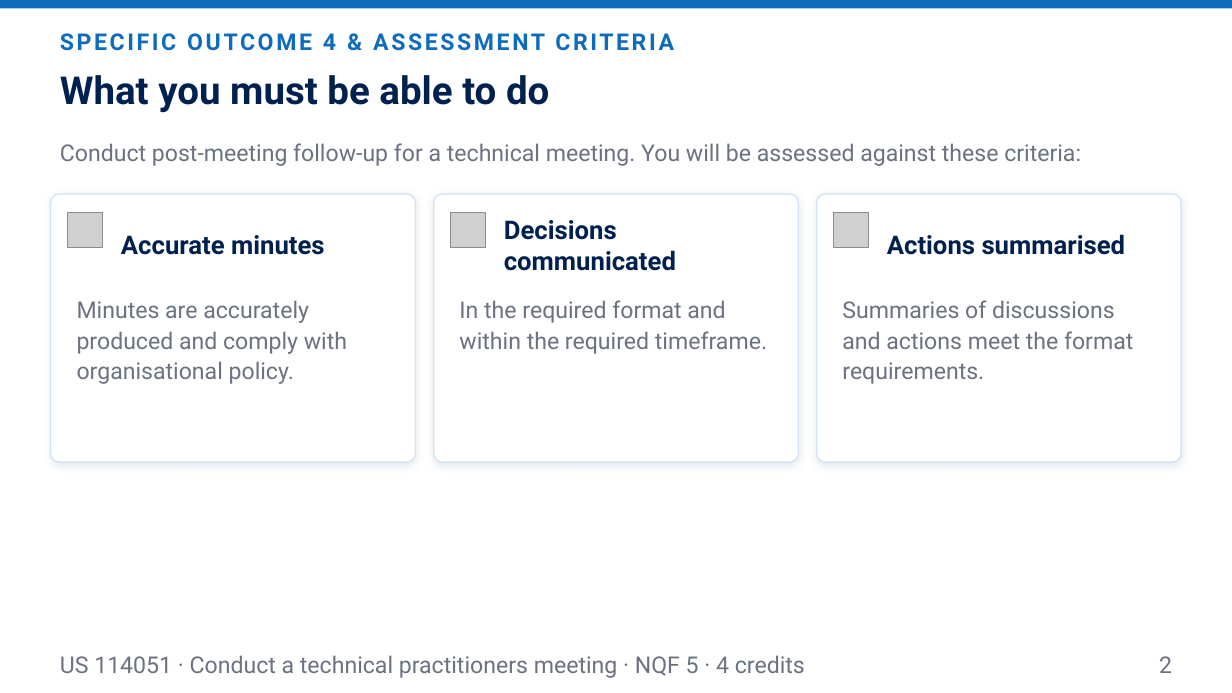
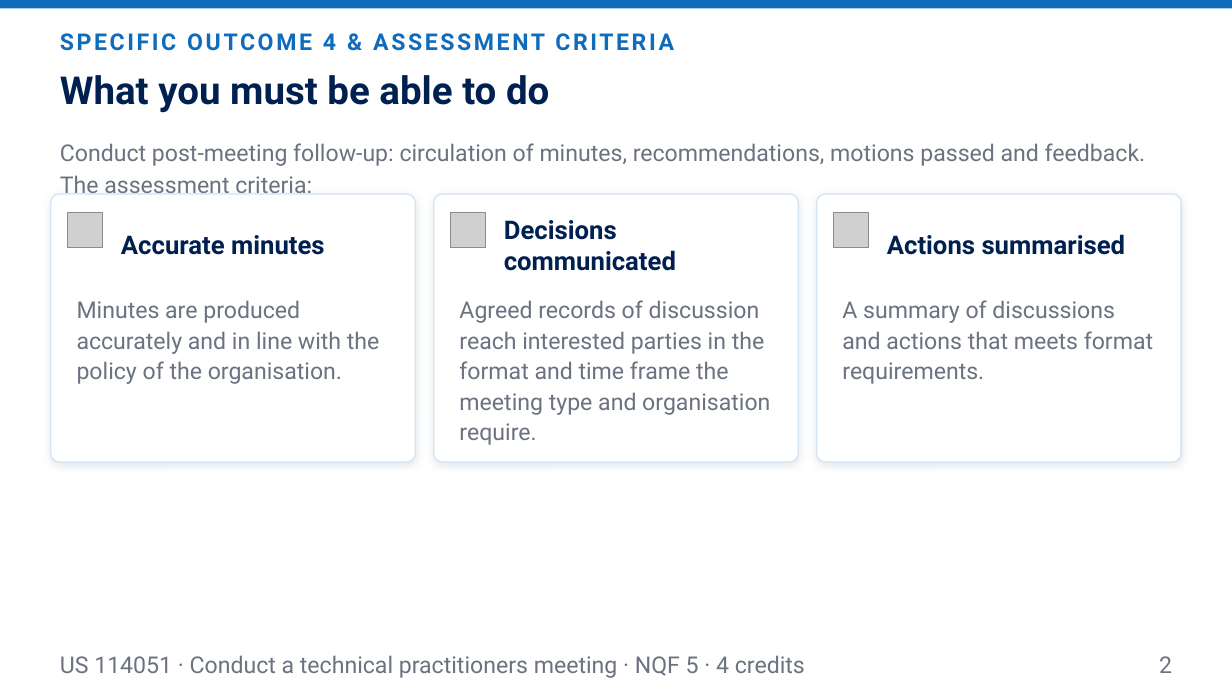
Before and after one commit to andrekyle/ITsystemsupport, a slide deck: slide 2 of public/downloads/US-114051-L4-Post-Meeting-Follow-Up.pptx. Drawn at 1232x693 pixels with LibreOffice and Linux fonts; fonts in the diff are those of the drawing; grey boxes stand for pictures. Boxes give left, top, right and bottom in pixels: in the first picture for what was removed or moved away, otherwise in the second. Text is boxed around its words. In the diff, an @@ line names an element or a change of style, - is before the commit and + after.

```diff
--- a/public/downloads/US-114051-L4-Post-Meeting-Follow-Up.pptx
+++ b/public/downloads/US-114051-L4-Post-Meeting-Follow-Up.pptx
@@ text at [60,143,1146,193]: text changed @@
-Conduct post-meeting follow-up for a technical meeting. You will be assessed against these criteria:
+Conduct post-meeting follow-up: circulation of minutes, recommendations, motions passed and feedback. The assessment criteria:
@@ text at [77,300,380,384]: text changed @@
-Minutes are accurately produced and comply with organisational policy.
+Minutes are produced accurately and in line with the policy of the organisation.
@@ text at [459,300,770,445]: text changed @@
-In the required format and within the required timeframe.
+Agreed records of discussion reach interested parties in the format and time frame the meeting type and organisation require.
@@ text at [842,300,1153,384]: text changed @@
-Summaries of discussions and actions meet the format requirements.
+A summary of discussions and actions that meets format requirements.
```
Also in this commit, not shown: 5 other slides changed, 5 slides added, 10 other files.
